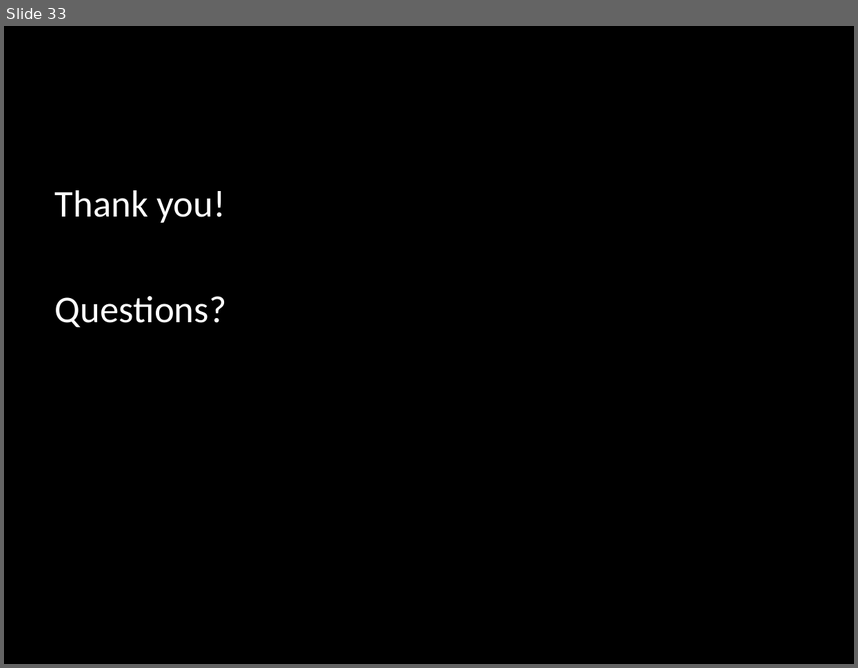
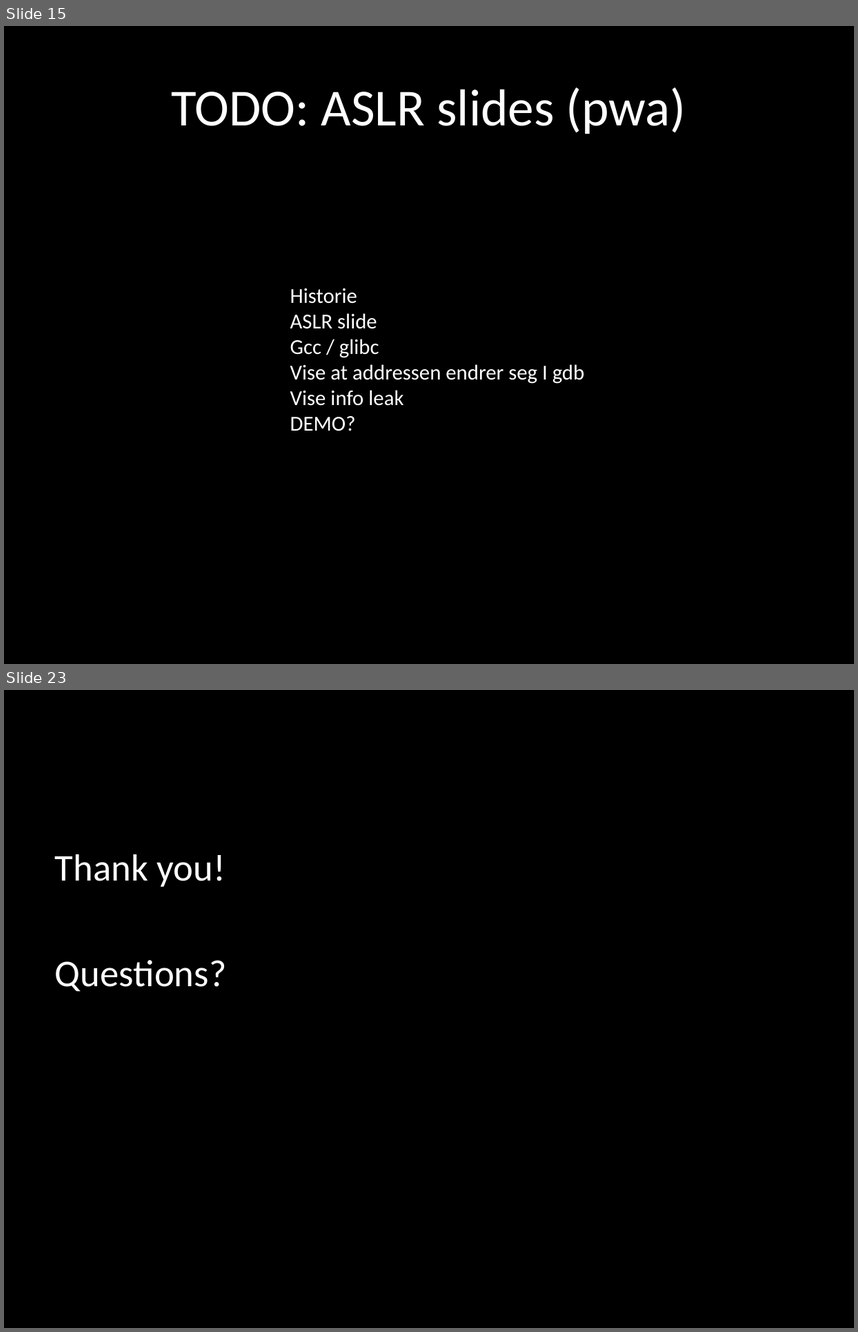
Before and after one commit to wuurrd/techzonepresentation, a slide deck: presentation.pptx. Shown one above the other, each under a label of ours: slide 33 before the commit, slides 15 and 23 after it; the slides between them are not shown. The pictures are 858x668 and 858x1332 pixels, drawn with LibreOffice and Linux fonts; fonts in the diff are those of the drawing. Boxes give left, top, right and bottom in pixels: in the first picture for what was removed or moved away, otherwise in the second. Text is boxed around its words. In the diff, an @@ line names an element or a change of style, - is before the commit and + after.

```diff
--- a/presentation.pptx
+++ b/presentation.pptx
@@ slide 15 added at (x1=4, y1=26, x2=854, y2=664), background #000000 @@
@@ title added at (x1=171, y1=87, x2=686, y2=134), 44 pt, text #FFFFFF @@
+TODO: ASLR slides (pwa)
@@ text added at (x1=290, y1=288, x2=585, y2=431), 18 pt, text #FFFFFF @@
+Historie
+ASLR slide
+Gcc / glibc
+Vise at addressen endrer seg I gdb
+Vise info leak
+DEMO?
@@ what was slide 33 is now slide 23 @@
```
Also in this commit, not shown: 10 slides changed, 7 other slides added, 18 slides removed.
